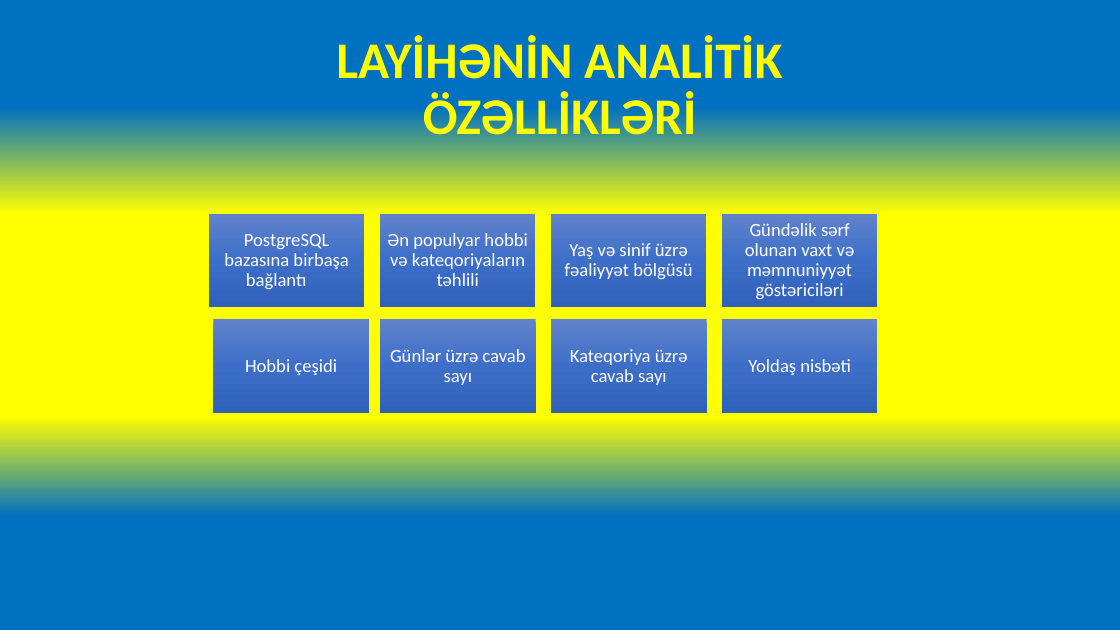
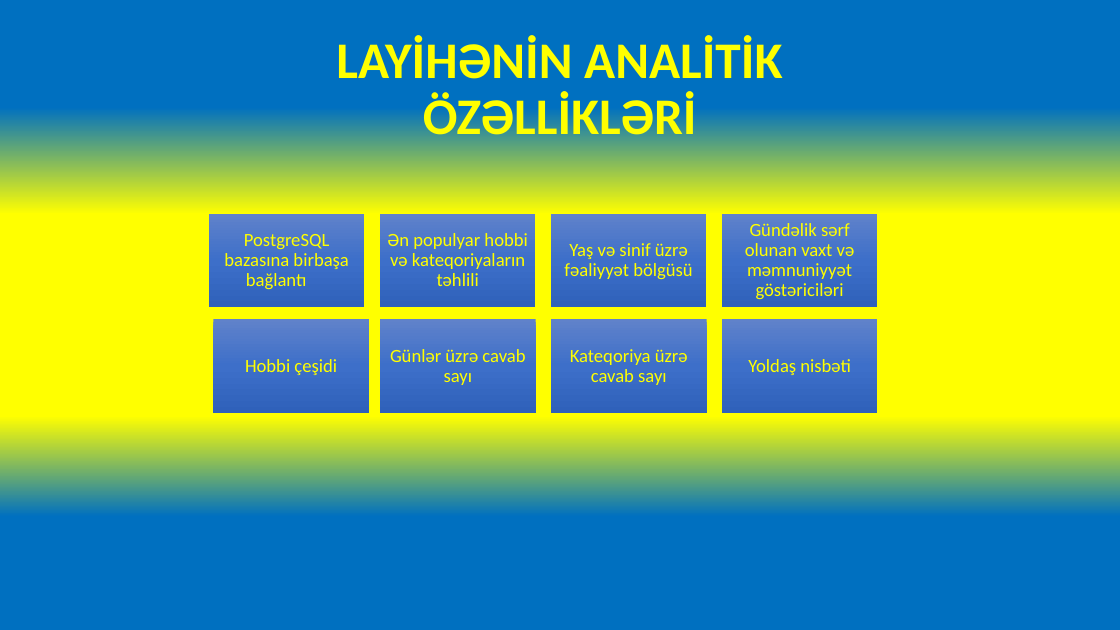
Before and after one commit to Ishaq2013/Final-layihesi-merhele-3, a slide deck: slide 4 of power point/DATA ADMİRAL FİNAL LAYİHƏSİ.pptx. Drawn at 1120x630 pixels with LibreOffice and Linux fonts; fonts in the diff are those of the drawing. Boxes give left, top, right and bottom in pixels: in the first picture for what was removed or moved away, otherwise in the second. Text is boxed around its words. In the diff, an @@ line names an element or a change of style, - is before the commit and + after.

```diff
--- a/power point/DATA ADMİRAL FİNAL LAYİHƏSİ.pptx
+++ b/power point/DATA ADMİRAL FİNAL LAYİHƏSİ.pptx
@@ text colour #FFFFFF to #FFFF00 in 8 elements at [224,234,348,289], [387,233,527,286], [564,243,692,279], [745,223,855,299], [748,359,851,375], [245,359,337,375], [390,349,525,385], [570,349,688,385] @@
```
Also in this commit, not shown: 2 other slides changed, 3 other files.
